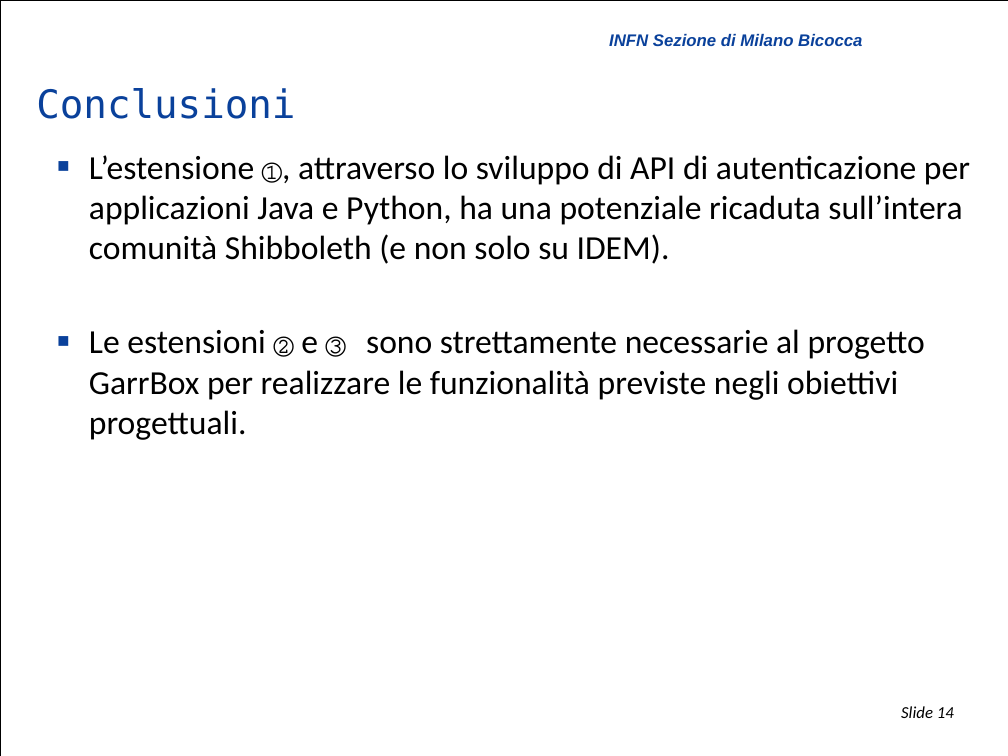
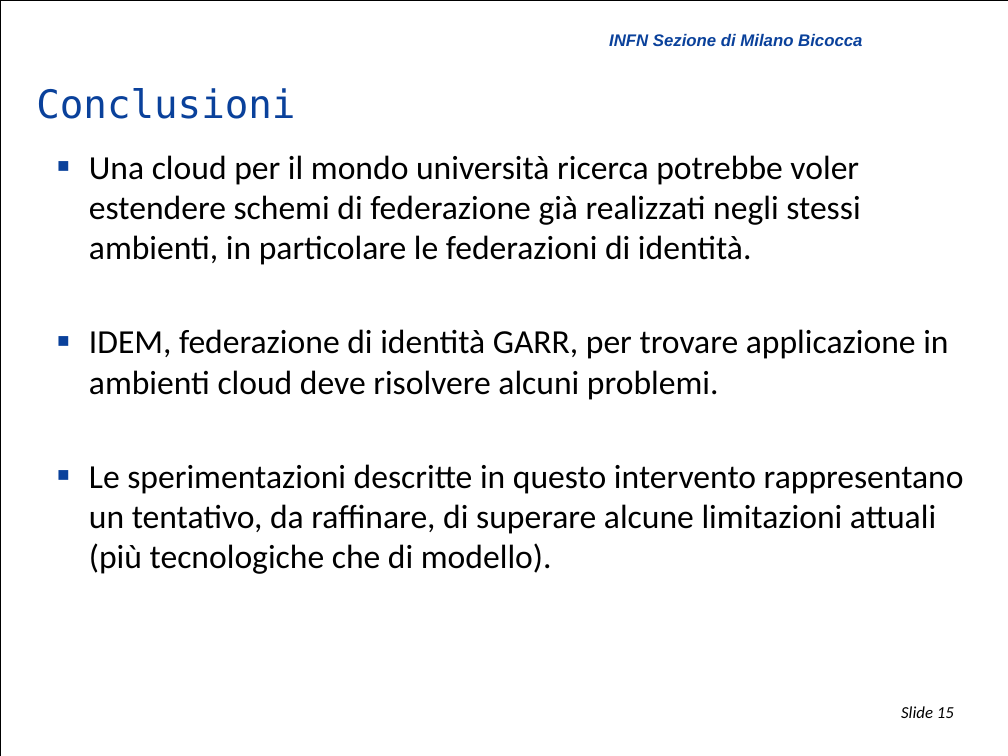
Before and after one commit to biancini/Shibboleth-Authentication, a slide deck: slide 15 of ShibbolethExtensions.pptx (slide 14 before the commit). Drawn at 1008x756 pixels with LibreOffice and Linux fonts; fonts in the diff are those of the drawing; background and template pictures are left out. Boxes give left, top, right and bottom in pixels: in the first picture for what was removed or moved away, otherwise in the second. Text is boxed around its words. In the diff, an @@ line names an element or a change of style, - is before the commit and + after.

```diff
--- a/ShibbolethExtensions.pptx
+++ b/ShibbolethExtensions.pptx
@@ text at box(89, 155, 964, 574): text changed @@
-  ■ L’estensione ①, attraverso lo sviluppo di API di autenticazione per applicazioni Java e Python, ha una potenziale ricaduta sull’intera comunità Shibboleth (e non solo su IDEM).
-  ■ Le estensioni ② e ③ sono strettamente necessarie al progetto GarrBox per realizzare le funzionalità previste negli obiettivi progettuali.
+  ■ Una cloud per il mondo università ricerca potrebbe voler estendere schemi di federazione già realizzati negli stessi ambienti, in particolare le federazioni di identità.
+  ■ IDEM, federazione di identità GARR, per trovare applicazione in ambienti cloud deve risolvere alcuni problemi.
+  ■ Le sperimentazioni descritte in questo intervento rappresentano un tentativo, da raffinare, di superare alcune limitazioni attuali (più tecnologiche che di modello).
@@ page number at box(901, 706, 954, 718): text changed @@
-Slide 14
+Slide 15
```
Also in this commit, not shown: 6 other slides changed, 1 slide added, 1 slide removed.
